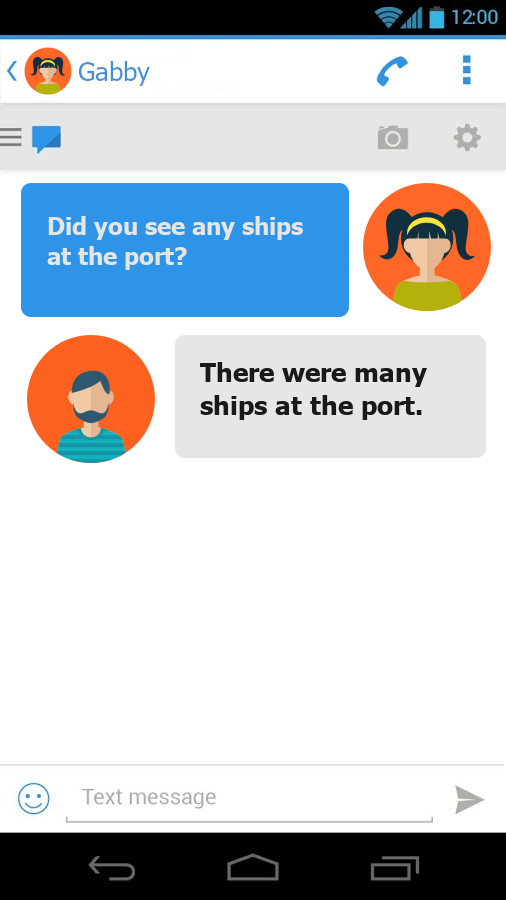
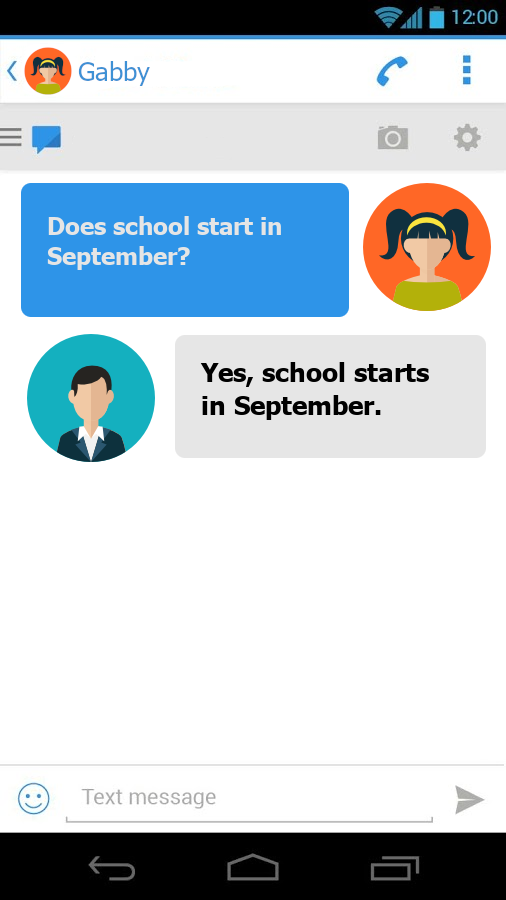
Layers edited between the first and the second 506px x 900px image:
renamed "Did you see any ships at the p..." to "Does school start in September...", painted on it over [47, 216, 303, 270]
renamed "There were many ships at the p..." to "Yes, school starts in Septembe...", painted on it over [200, 362, 429, 420]
hid "aarush icon" over [27, 335, 155, 463]
added layer "gabe icon" above "icons" over [27, 334, 155, 462]
